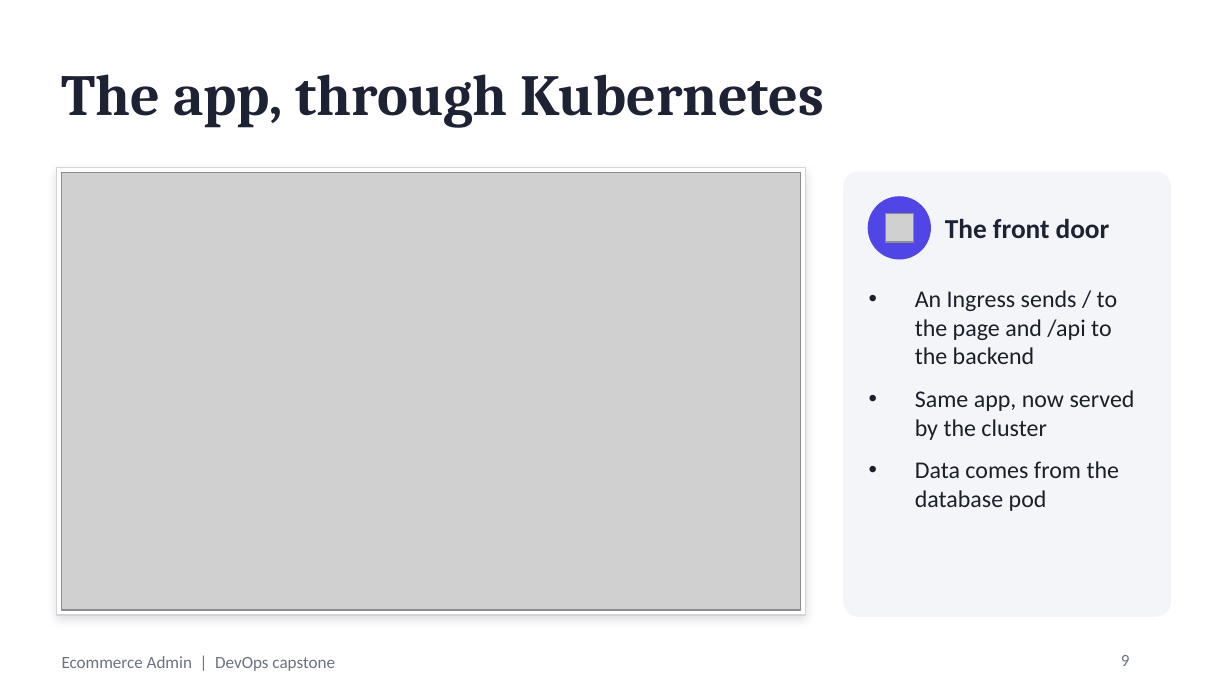
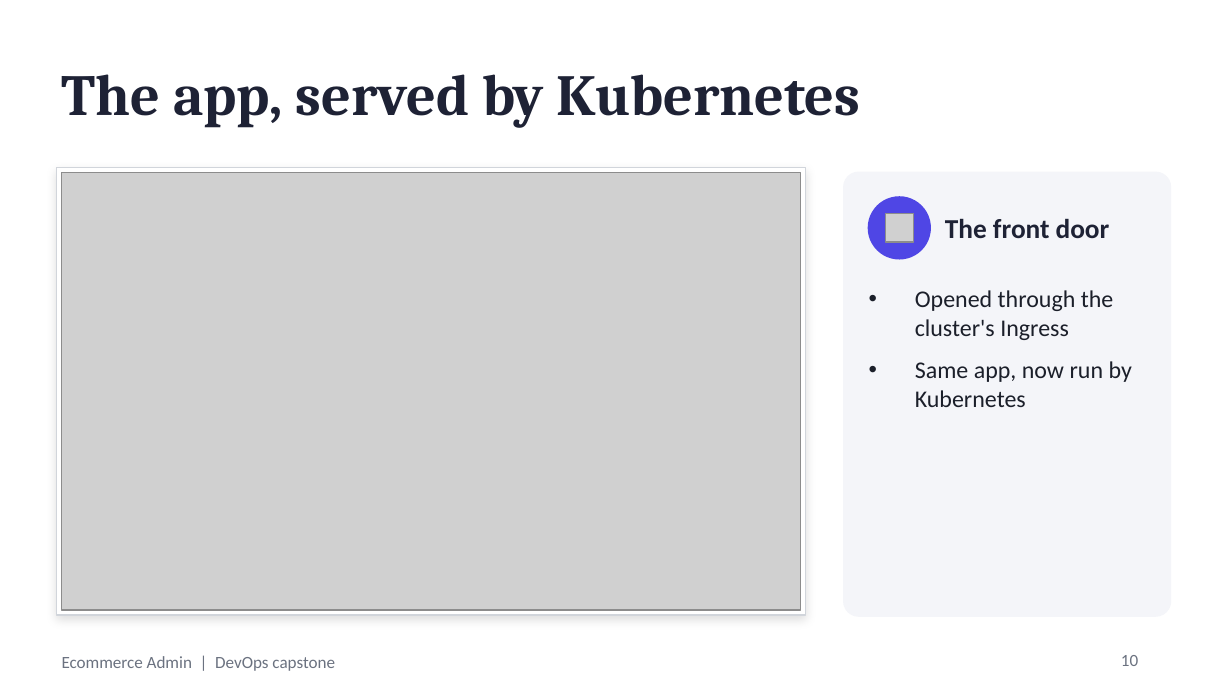
Before and after one commit to CRIMSONHydra/Devops-capstone, a slide deck: slide 10 of Ecommerce-Admin-DevOps-Capstone.pptx (slide 9 before the commit). Drawn at 1232x693 pixels with LibreOffice and Linux fonts; fonts in the diff are those of the drawing; grey boxes stand for pictures. Boxes give left, top, right and bottom in pixels: in the first picture for what was removed or moved away, otherwise in the second. Text is boxed around its words. In the diff, an @@ line names an element or a change of style, - is before the commit and + after.

```diff
--- a/Ecommerce-Admin-DevOps-Capstone.pptx
+++ b/Ecommerce-Admin-DevOps-Capstone.pptx
@@ title at box(62, 74, 861, 128): text changed @@
-The app, through Kubernetes
+The app, served by Kubernetes
@@ text at box(915, 290, 1132, 407): text changed @@
-• An Ingress sends / to the page and /api to the backend
-• Same app, now served by the cluster
-• Data comes from the database pod
+• Opened through the cluster's Ingress
+• Same app, now run by Kubernetes
@@ page number at box(1121, 655, 1138, 666): text changed @@
-9
+10
```
Also in this commit, not shown: 11 other slides changed, 2 slides added, 3 other files.
